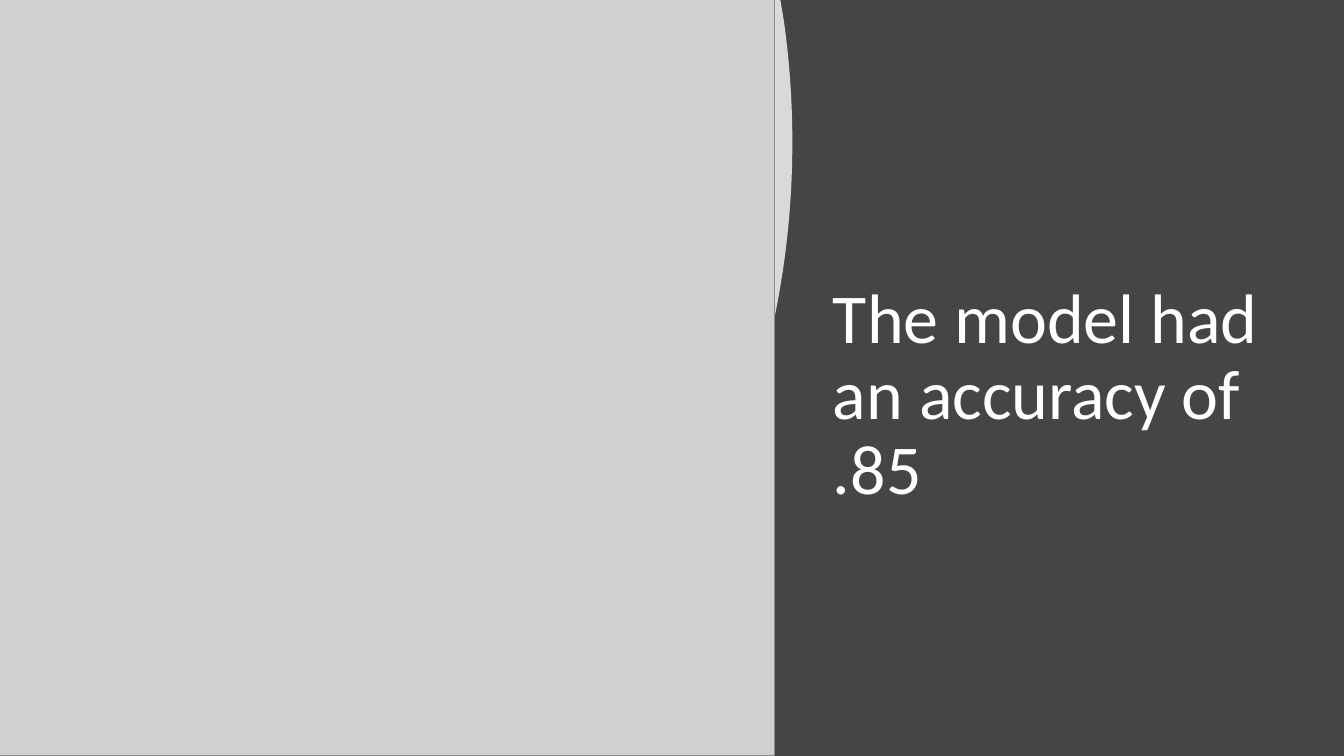
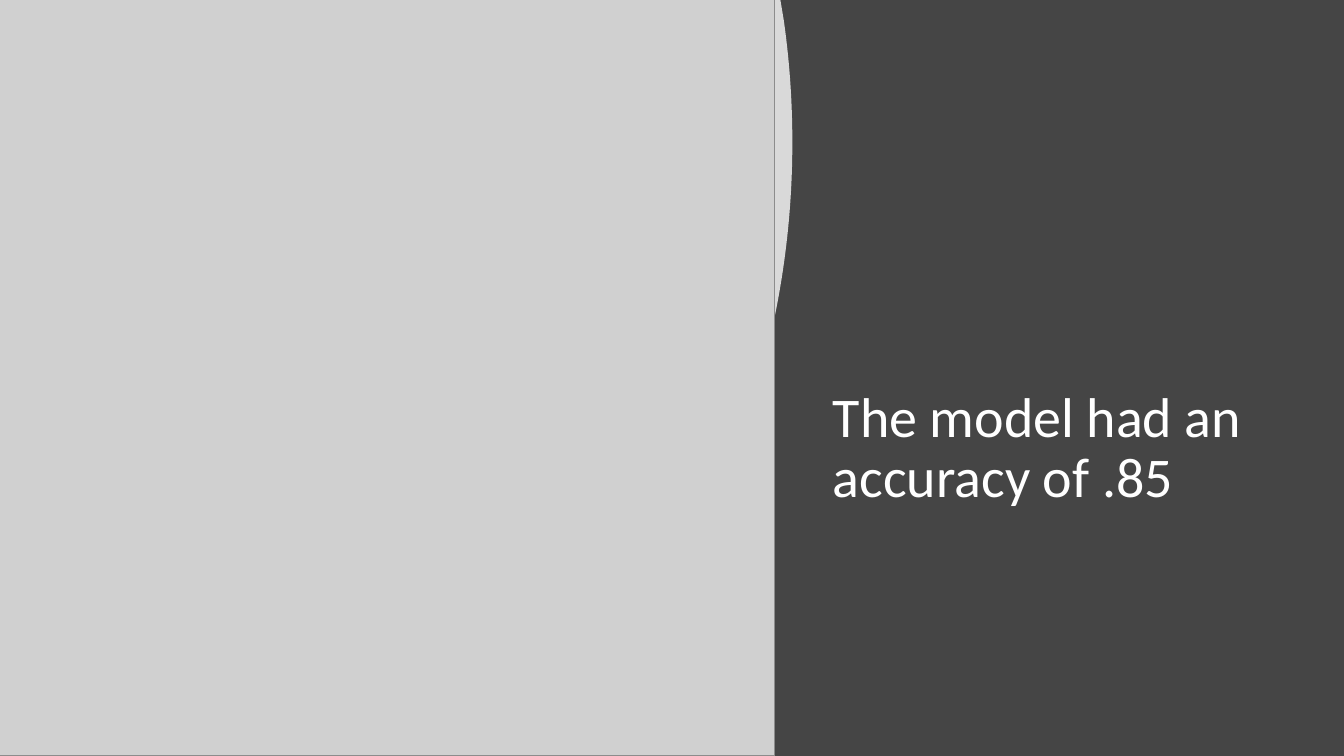
Before and after one commit to diazdez/Project-3, a slide deck: slide 11 of Loan approval project 3.pptx (slide 9 before the commit). Drawn at 1344x756 pixels with LibreOffice and Linux fonts; fonts in the diff are those of the drawing; grey boxes stand for pictures. Boxes give left, top, right and bottom in pixels: in the first picture for what was removed or moved away, otherwise in the second. Text is boxed around its words. In the diff, an @@ line names an element or a change of style, - is before the commit and + after.

```diff
--- a/Loan approval project 3.pptx
+++ b/Loan approval project 3.pptx
@@ title "The model had an accuracy ..." at (833, 398, 1241, 506): size 50 to 40 pt @@
```
Also in this commit, not shown: 5 other slides changed, 5 slides added, 2 slides removed.
